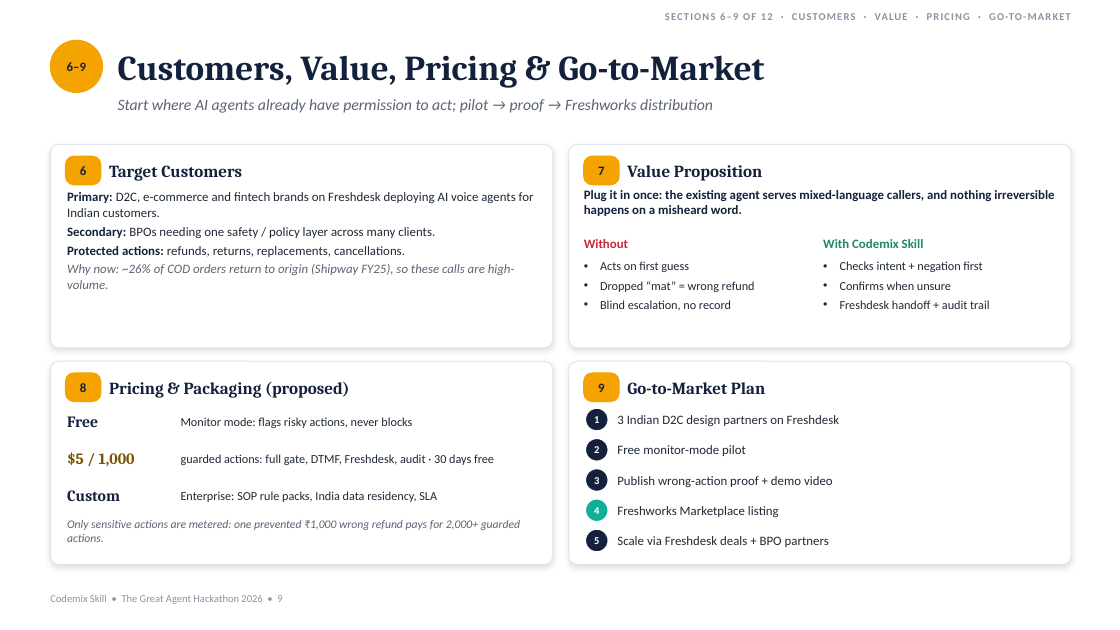
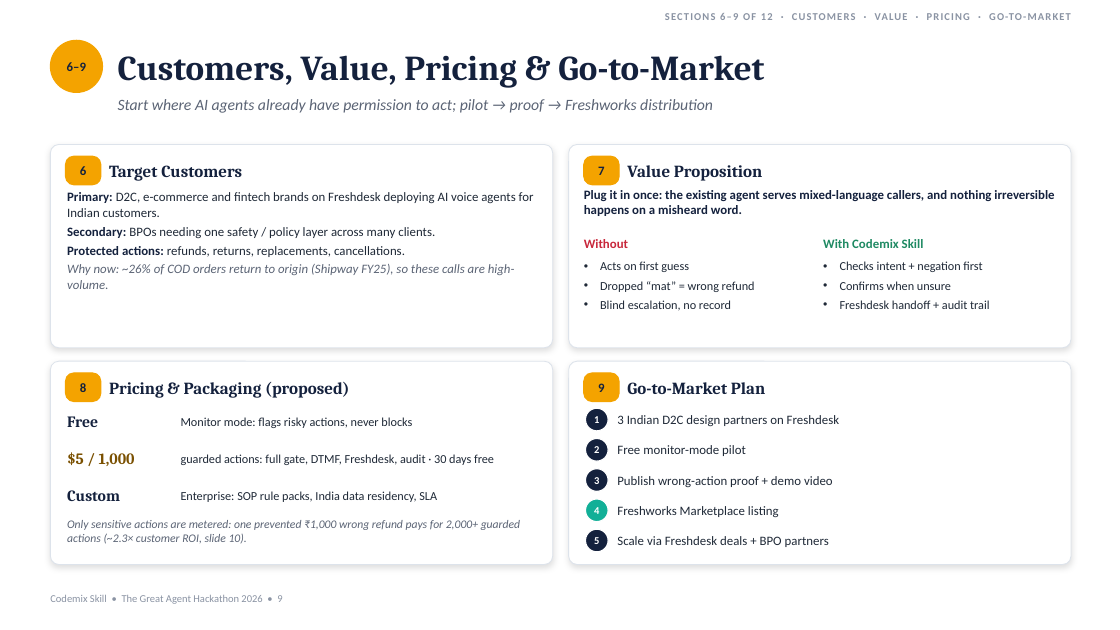
Before and after one commit to ramanathanmani/great-agent-hackathon-2026, a slide deck: slide 9 of docs/presentation/CodemixSkill-Final-10-Slides.pptx. Drawn at 1120x630 pixels with LibreOffice and Linux fonts; fonts in the diff are those of the drawing. Boxes give left, top, right and bottom in pixels: in the first picture for what was removed or moved away, otherwise in the second. Text is boxed around its words. In the diff, an @@ line names an element or a change of style, - is before the commit and + after.

```diff
--- a/docs/presentation/CodemixSkill-Final-10-Slides.pptx
+++ b/docs/presentation/CodemixSkill-Final-10-Slides.pptx
@@ text at (67,520,520,544): text changed @@
-Only sensitive actions are metered: one prevented ₹1,000 wrong refund pays for 2,000+ guarded actions.
+Only sensitive actions are metered: one prevented ₹1,000 wrong refund pays for 2,000+ guarded actions (~2.3× customer ROI, slide 10).
```
Also in this commit, not shown: 1 other slide changed, 2 other files.
